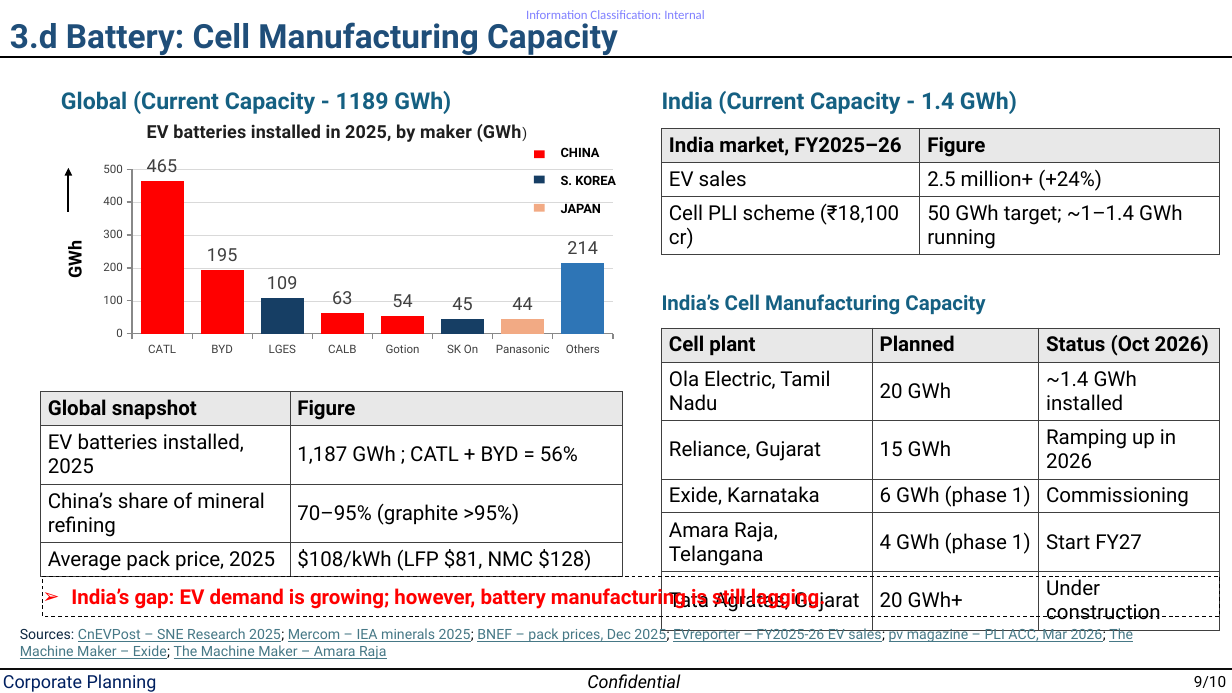
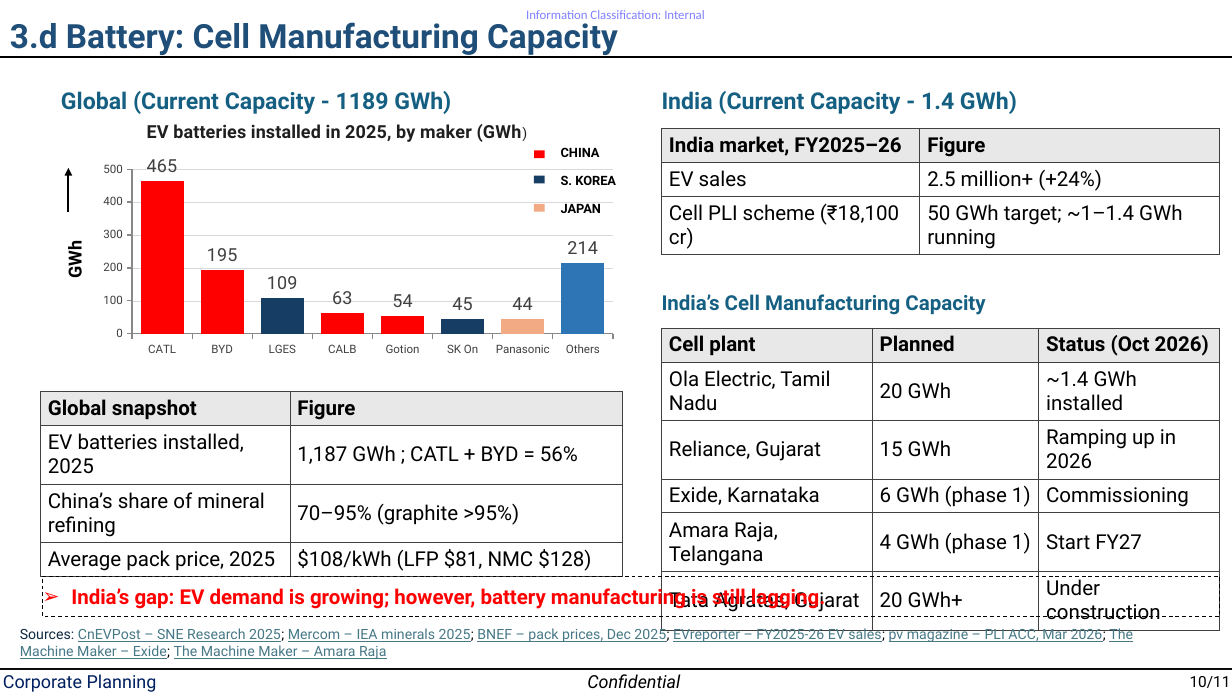
Before and after one commit to Crypto-ashish/ev, a slide deck: slide 11 of EV study.pptx (slide 10 before the commit). Drawn at 1232x693 pixels with LibreOffice and Linux fonts; fonts in the diff are those of the drawing. Boxes give left, top, right and bottom in pixels: in the first picture for what was removed or moved away, otherwise in the second. Text is boxed around its words. In the diff, an @@ line names an element or a change of style, - is before the commit and + after.

```diff
--- a/EV study.pptx
+++ b/EV study.pptx
@@ text at (x1=1190, y1=676, x2=1231, y2=688): text changed @@
-9/10
+10/11
```
Also in this commit, not shown: 9 other slides changed, 1 slide added.
